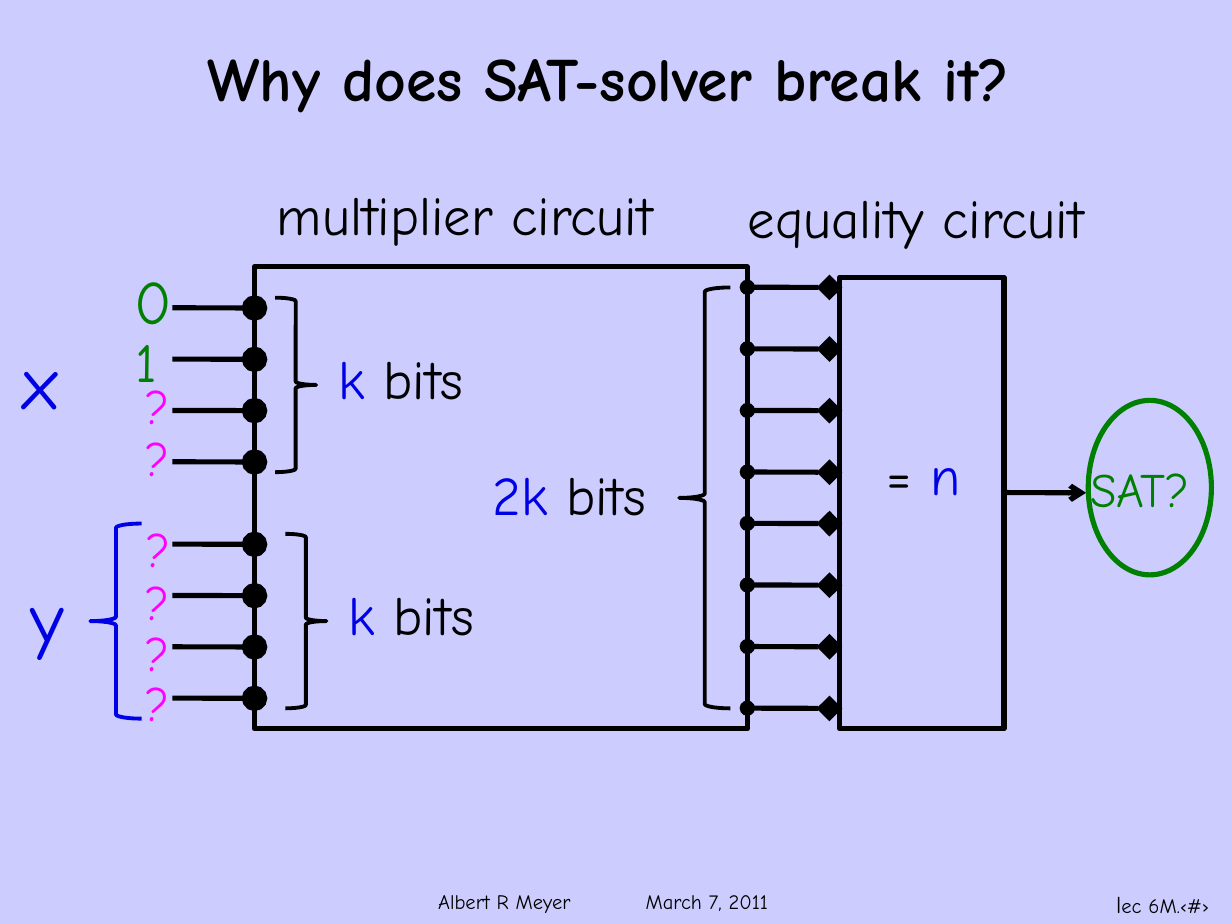
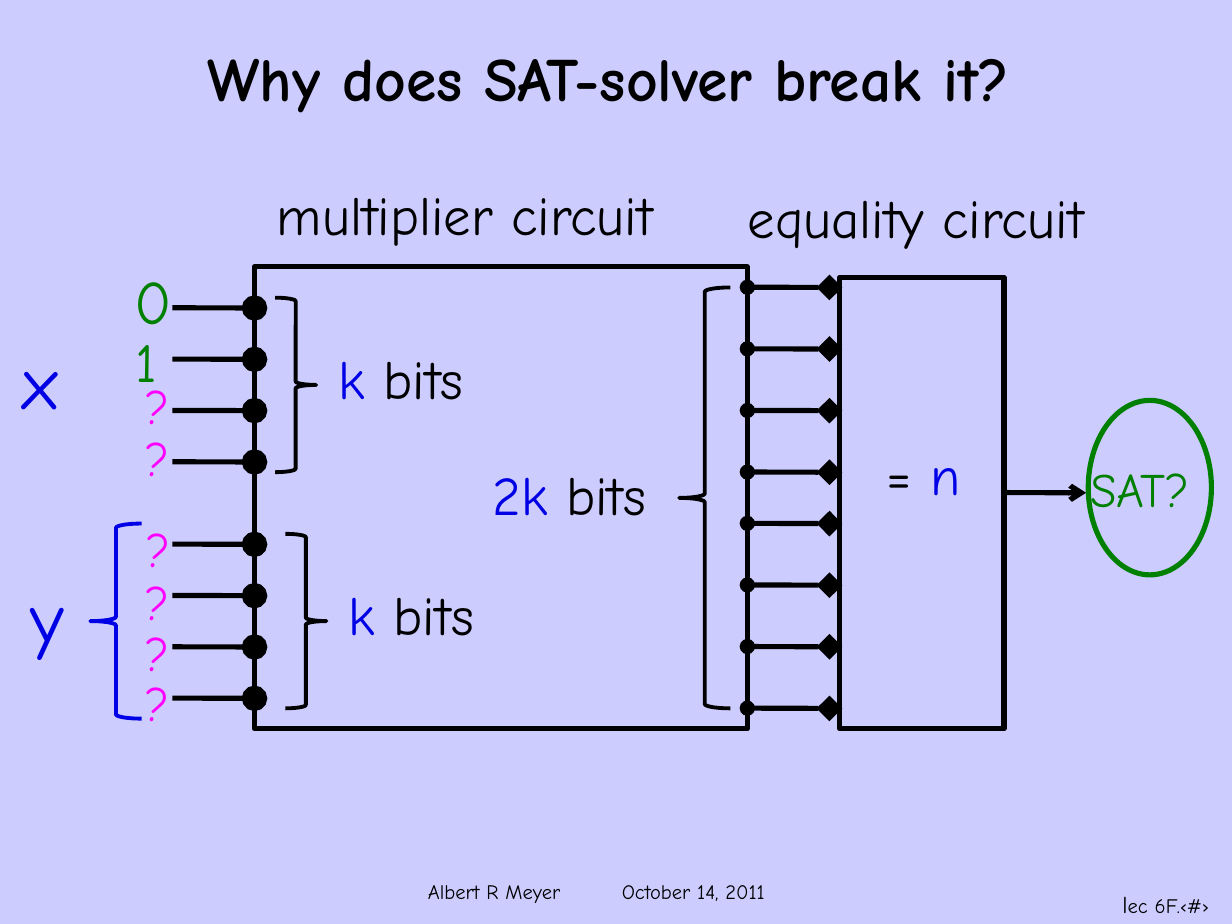
Before and after one commit to armeyer/mcs_web, a slide deck: slide 18 of fall11/slidesF11/slides6f.pptx. Drawn at 1232x924 pixels with LibreOffice and Linux fonts; fonts in the diff are those of the drawing; background and template pictures are left out. Boxes give left, top, right and bottom in pixels: in the first picture for what was removed or moved away, otherwise in the second. Text is boxed around its words. In the diff, an @@ line names an element or a change of style, - is before the commit and + after.

```diff
--- a/fall11/slidesF11/slides6f.pptx
+++ b/fall11/slidesF11/slides6f.pptx
@@ text at [428, 885, 764, 903]: text changed @@
-Albert R Meyer March 7, 2011
+Albert R Meyer October 14, 2011
@@ text at [1155, 899, 1210, 913]: text changed @@
-lec 6M.‹#›
+lec 6F.‹#›
```
Also in this commit, not shown: 23 other slides changed, 1 other file.
